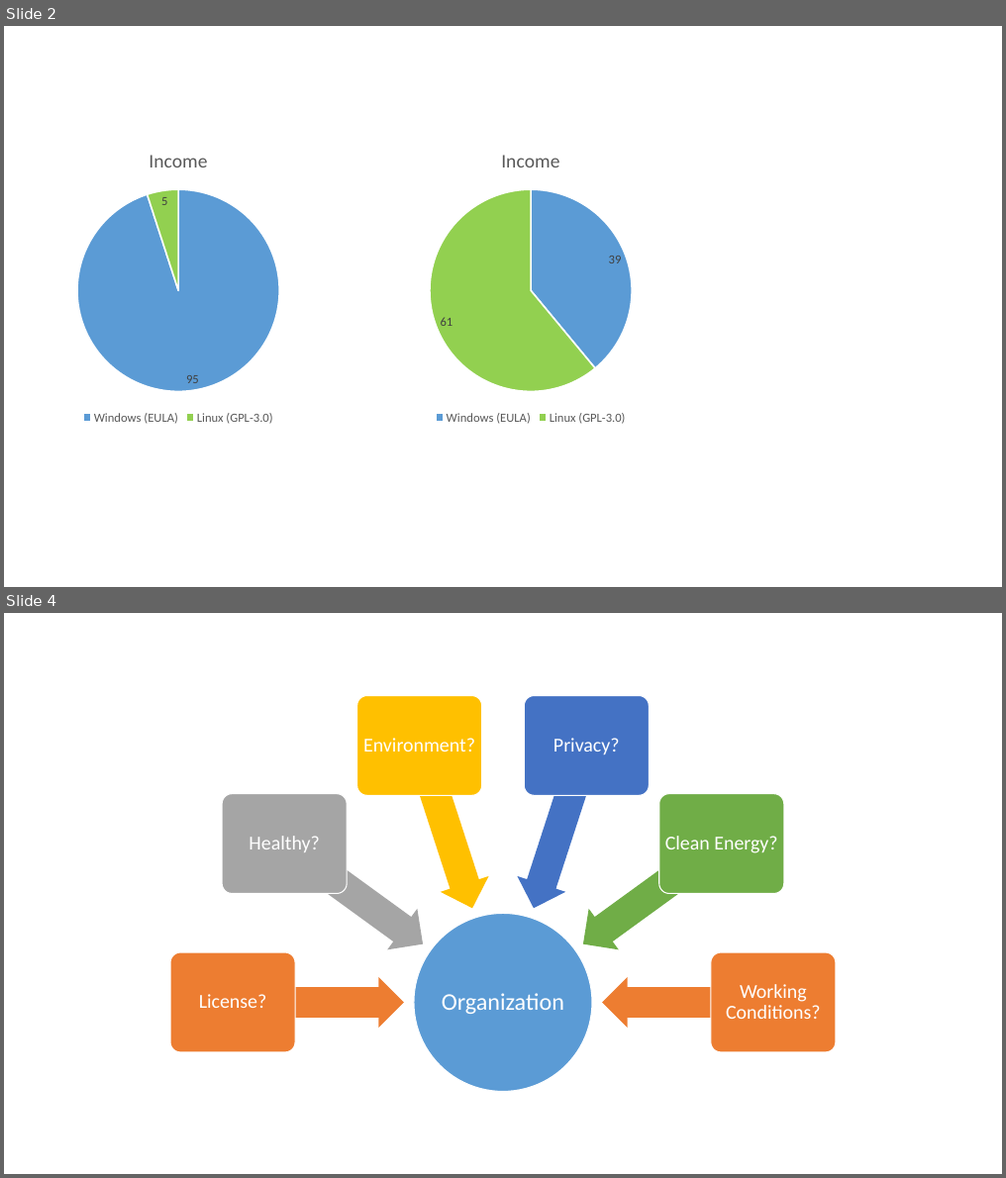
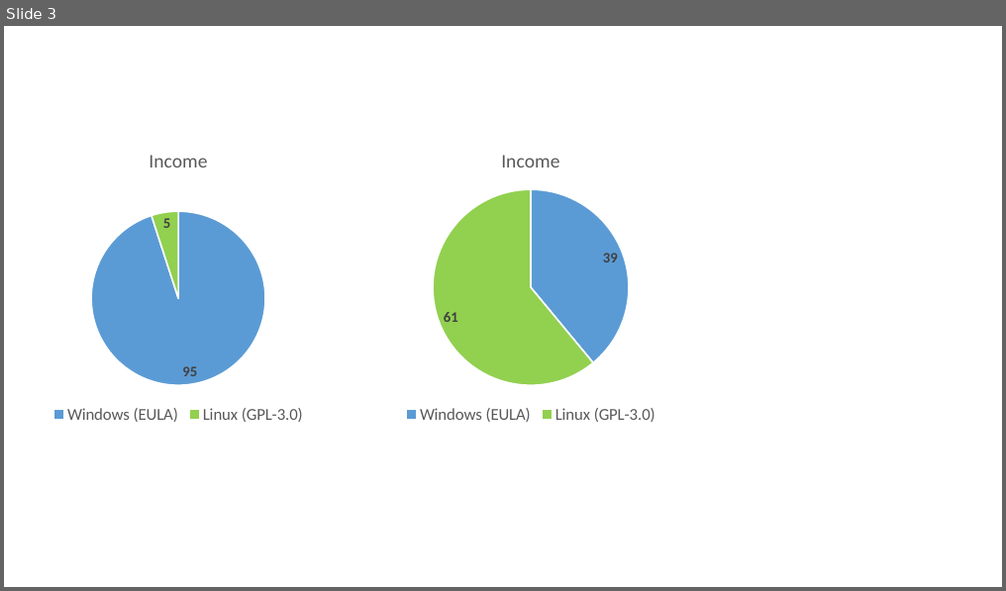
Before and after one commit to forCrowd/WealthFramework, a slide deck: SolutionItems/Documents/Connect2Effect/Connect2Effect.pptx. Shown one above the other, each under a label of ours: slides 2 and 4 before the commit, slide 3 after it; the slides between them are not shown. The pictures are 1006x1178 and 1006x591 pixels, drawn with LibreOffice and Linux fonts; fonts in the diff are those of the drawing. Boxes give left, top, right and bottom in pixels: in the first picture for what was removed or moved away, otherwise in the second. Text is boxed around its words. In the diff, an @@ line names an element or a change of style, - is before the commit and + after.

```diff
--- a/SolutionItems/Documents/Connect2Effect/Connect2Effect.pptx
+++ b/SolutionItems/Documents/Connect2Effect/Connect2Effect.pptx
@@ slide 4 removed at box(4, 613, 1002, 1174), background #FFFFFF @@
@@ group removed at box(170, 695, 836, 1091): 7 texts, 6 left arrows, 6 rounded rectangles, 1 ellipse @@
-Organization
-License?
-Healthy?
-Environment?
-Privacy?
-Clean Energy?
-Working Conditions?
@@ what was slide 2 is now slide 3 @@
@@ slide 3 changed as well @@
@@ pie chart at box(31, 134, 326, 429) @@
@@ data labels of Income changed @@
@@ legend changed @@
@@ pie chart at box(383, 134, 678, 429) @@
@@ data labels of Series 1 changed @@
@@ legend changed @@
```
Also in this commit, not shown: 2 other slides changed, 2 slides added, 13 other files.
